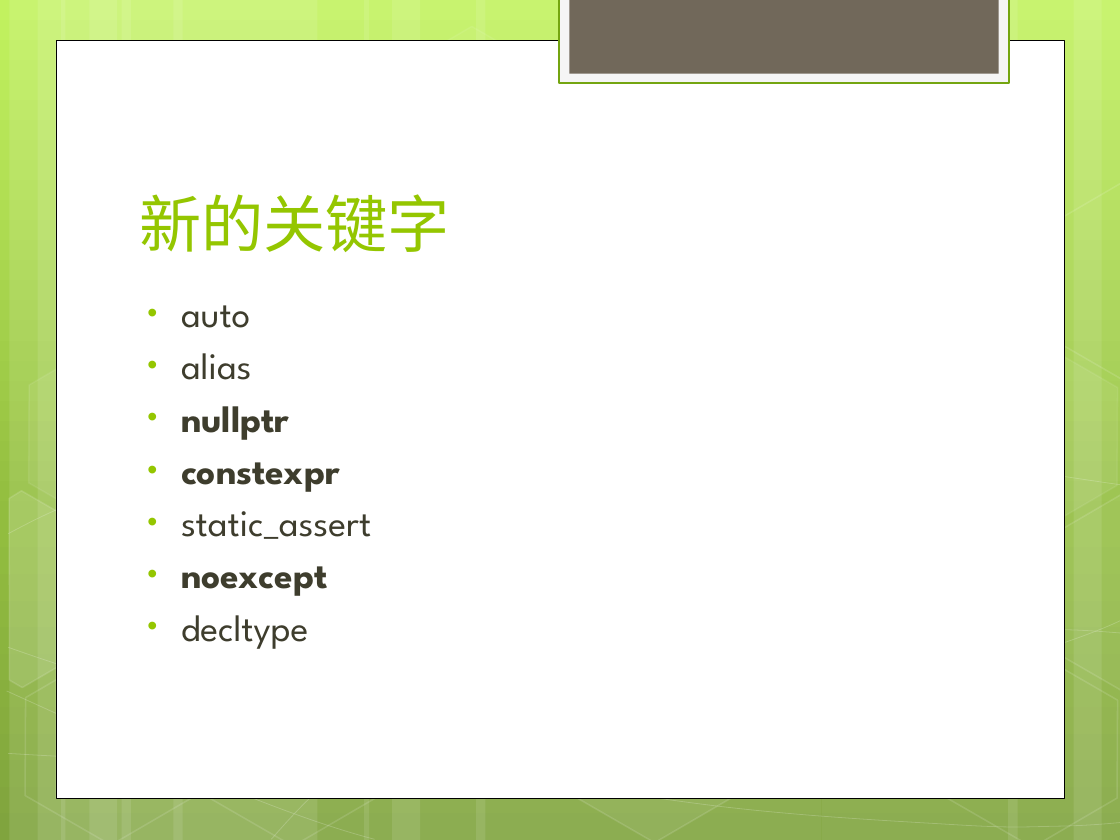
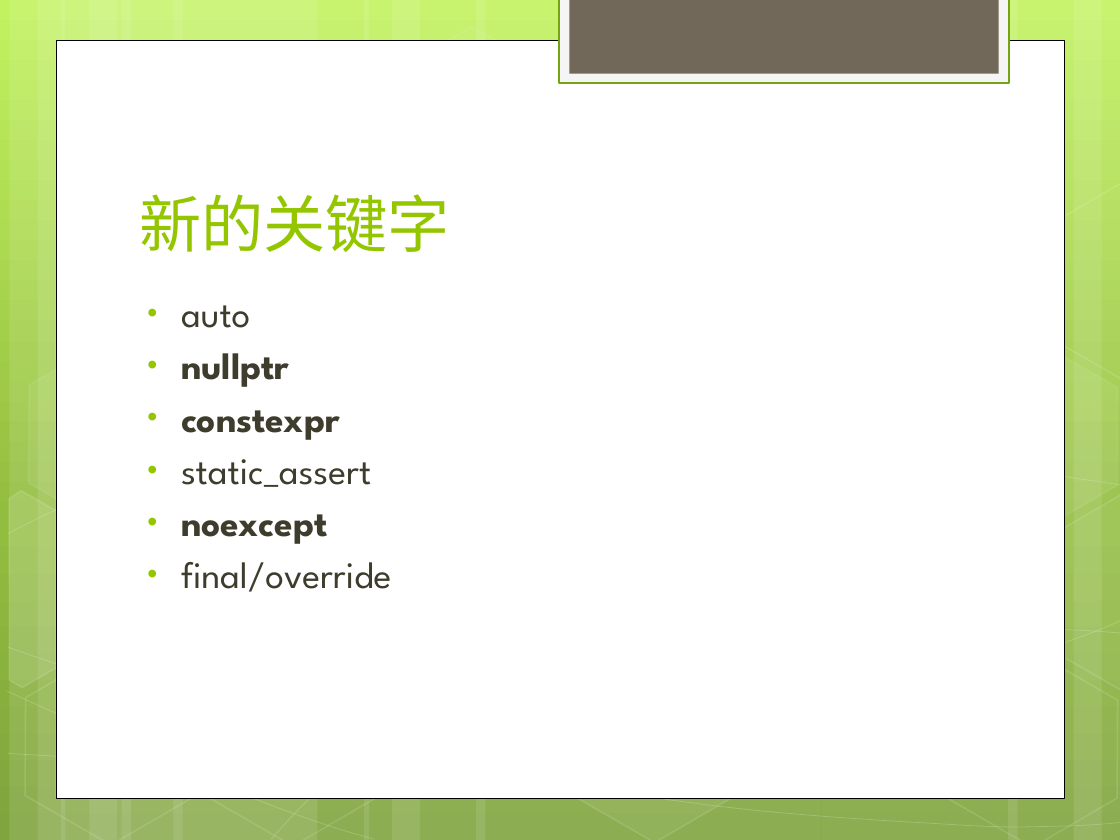
Before and after one commit to war10ck-efz/cpplearning, a slide deck: slide 13 of doc/c++11learning.pptx. Drawn at 1120x840 pixels with LibreOffice and Linux fonts; fonts in the diff are those of the drawing. Boxes give left, top, right and bottom in pixels: in the first picture for what was removed or moved away, otherwise in the second. Text is boxed around its words. In the diff, an @@ line names an element or a change of style, - is before the commit and + after.

```diff
--- a/doc/c++11learning.pptx
+++ b/doc/c++11learning.pptx
@@ text at (181,353,252,380): paragraph removed @@
-• alias
@@ text at (181,562,391,592): text changed @@
-• decltype
+• final/override
```
Also in this commit, not shown: 8 other slides changed, 2 slides added, 1 slide removed.
